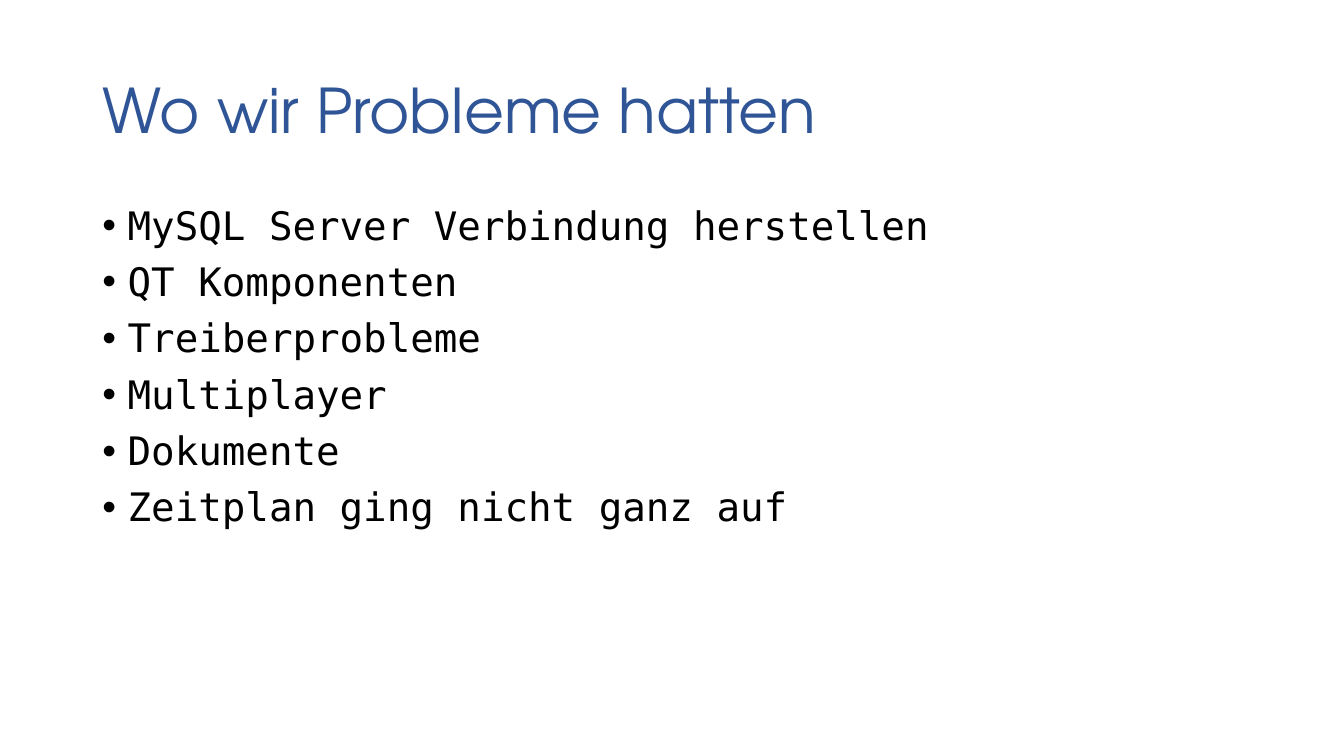
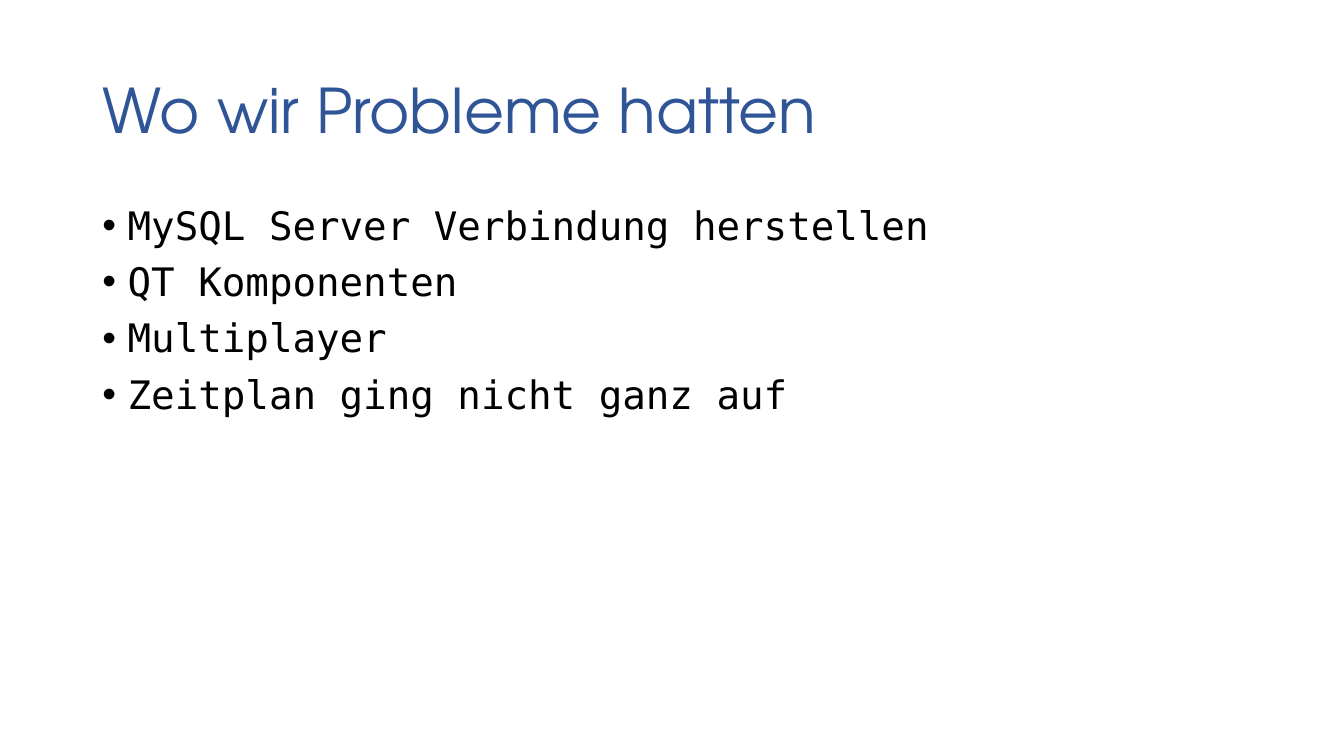
Before and after one commit to gaffli/typo, a slide deck: slide 15 of Meilensteine/MS 5/Projekt.pptx. Drawn at 1344x756 pixels with LibreOffice and Linux fonts; fonts in the diff are those of the drawing; background and template pictures are left out. Boxes give left, top, right and bottom in pixels: in the first picture for what was removed or moved away, otherwise in the second. Text is boxed around its words. In the diff, an @@ line names an element or a change of style, - is before the commit and + after.

```diff
--- a/Meilensteine/MS 5/Projekt.pptx
+++ b/Meilensteine/MS 5/Projekt.pptx
@@ text at (128, 322, 481, 360): paragraph removed @@
-• Treiberprobleme
@@ text at (128, 435, 340, 466): paragraph removed @@
-• Dokumente
```
Also in this commit, not shown: 4 other slides changed.
